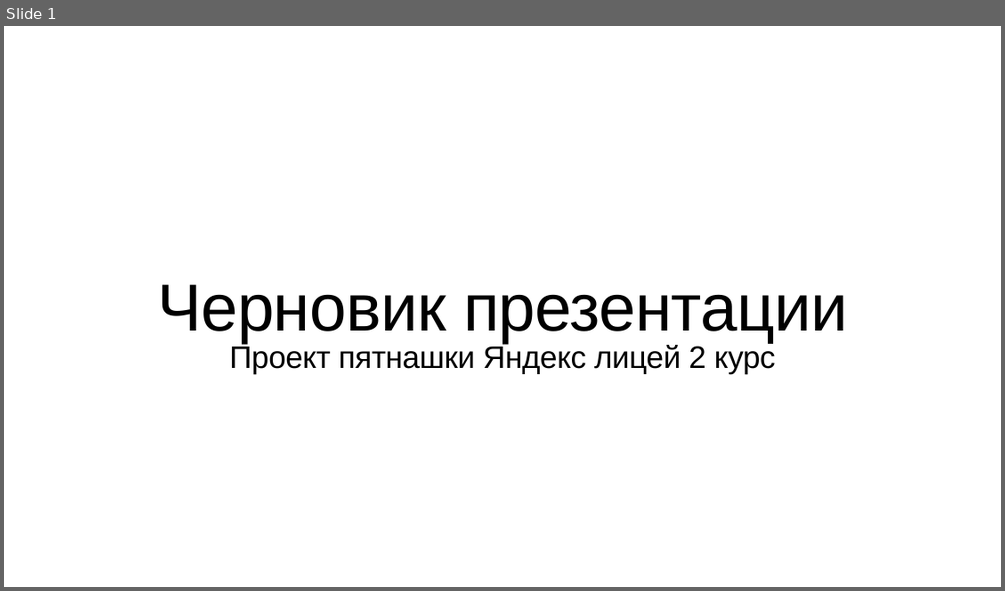
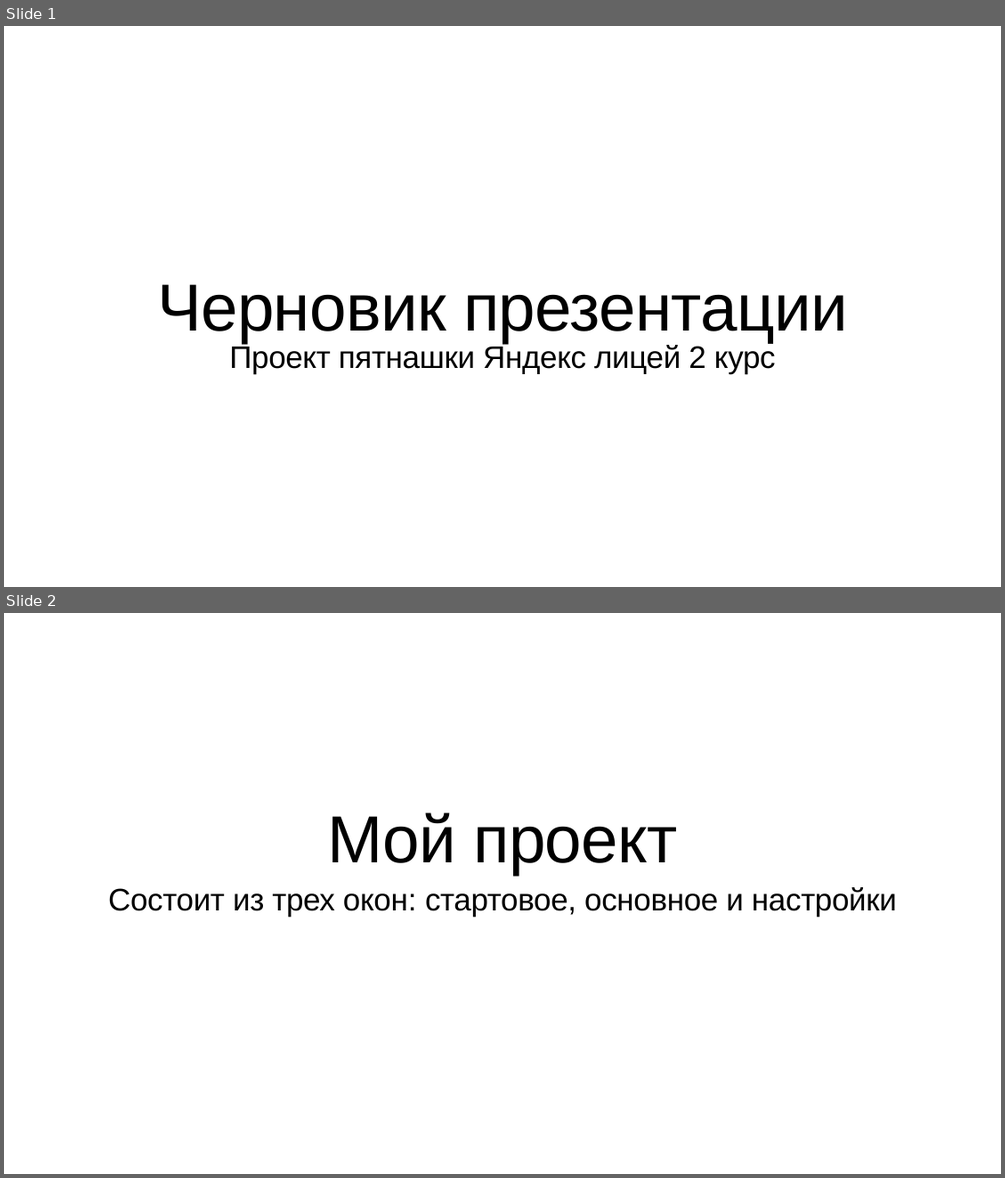
Before and after one commit to sevaphasol/15Puzzle, a slide deck: Презентация.pptx. Shown one above the other, each under a label of ours: slide 1 before the commit, slides 1 and 2 after it. The pictures are 1005x591 and 1005x1178 pixels, drawn with LibreOffice and Linux fonts; fonts in the diff are those of the drawing. Boxes give left, top, right and bottom in pixels: in the first picture for what was removed or moved away, otherwise in the second. Text is boxed around its words. In the diff, an @@ line names an element or a change of style, - is before the commit and + after.

```diff
--- a/Презентация.pptx
+++ b/Презентация.pptx
@@ slide 2 added at (x1=4, y1=613, x2=1001, y2=1174), background #FFFFFF @@
@@ title added at (x1=327, y1=812, x2=677, y2=875), 128 pt, text #000000 @@
+Мой проект
@@ text added at (x1=108, y1=887, x2=897, y2=916), 60 pt, text #000000 @@
+Состоит из трех окон: стартовое, основное и настройки
```
Also in this commit, not shown: 5 other slides added, 1 other file.
